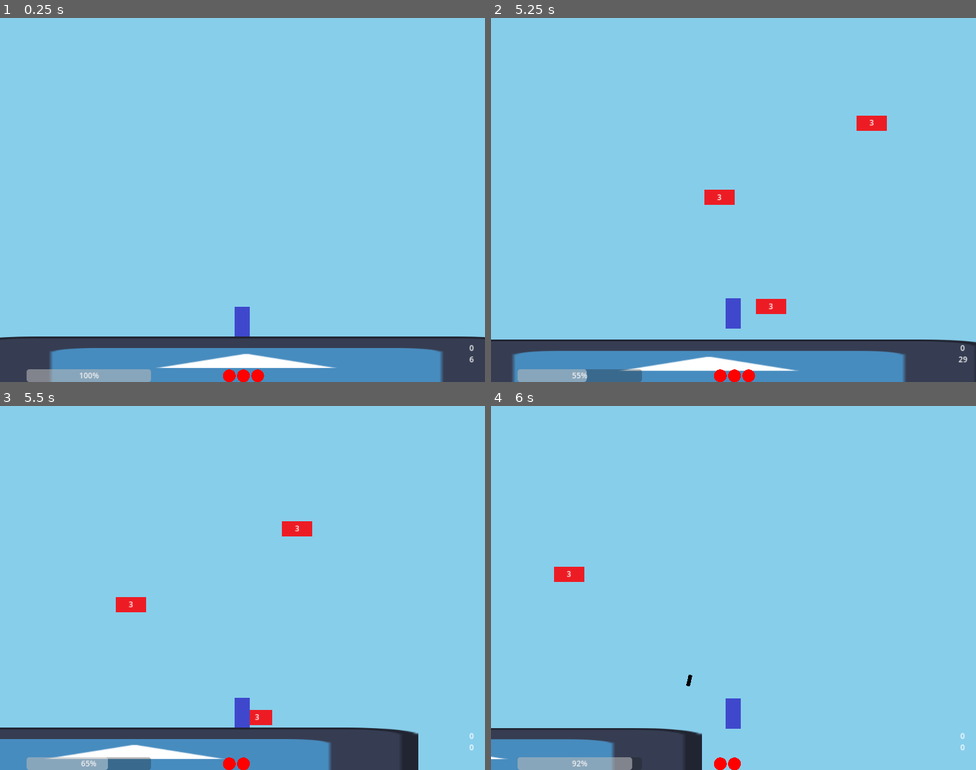
Above: before the commit, frames 1-4 (two rows, left to right).
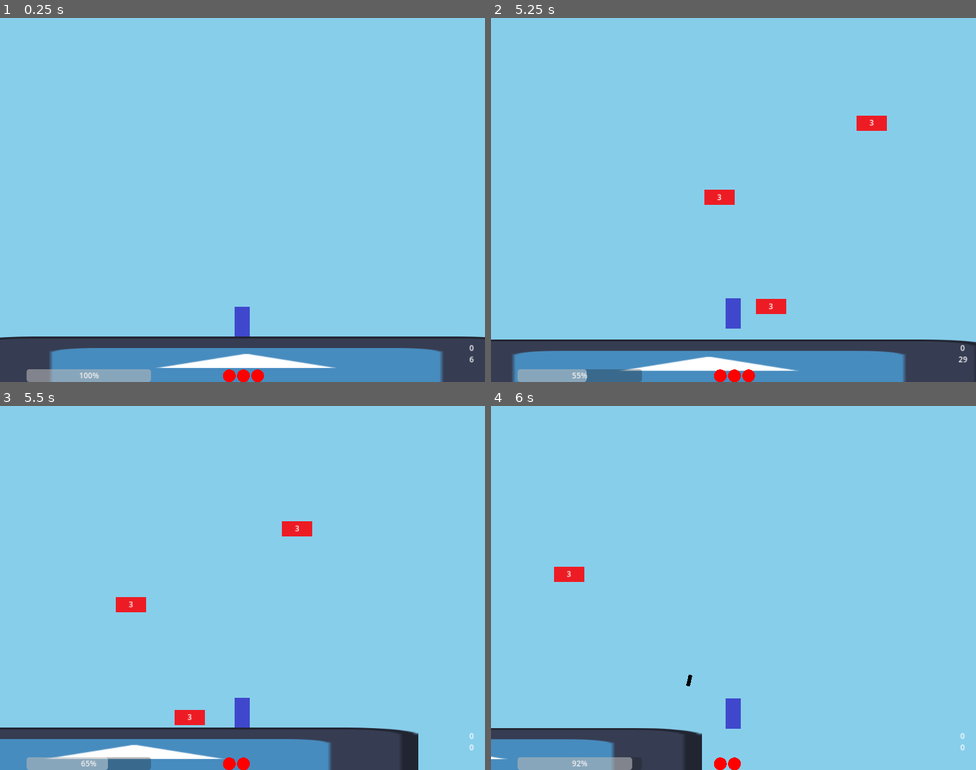
Above: after the commit, the same moments.

Repository: notMSB/bunk
Game: Godot game, scene res://scenes/game.tscn
The game is run twice, just before and just after one commit, with the same random seed, the same clock (stepped at 60 frames per second) and the same inputs. The engine's default icon, where the game draws it, is replaced by a stand-in: a white triangle on a blue panel in a dark square.
Inputs (mouse positions are in pixels of both pictures, inside the frame that each line leads up to):
- Up to frame 1 (0.25 s): no input
- Up to frame 2 (5.25 s): tap Enter at 0.5 s; move the mouse to (709, 272) at 0.52 s; hold Right (ui_right) 0.53-2.03 s; tap Shift (misc) at 0.6, 2.85, 5.1 s; tap Space (jump) at 0.77, 1.52, 3.02, 3.77, 4.52 s; move the mouse to (879, 254) at 1.27 s; click (879, 254) at 1.35 s; move the mouse to (588, 145) at 2.02 s; hold Left (ui_left) 2.03-4.28 s; tap Mouse wheel down (swap_down) at 2.1, 4.35 s; move the mouse to (757, 200) at 2.77 s; move the mouse to (660, 109) at 3.52 s; press the mouse at (660, 109) at 3.53 s; move the mouse to (840, 181) at 4.27 s; release the mouse at (840, 181) at 4.28 s; hold Right (ui_right) from 4.28 s (still down); move the mouse to (636, 218) at 5.02 s
- Up to frame 3 (5.5 s): keep holding Right (ui_right)
- Up to frame 4 (6 s): keep holding Right (ui_right); move the mouse to (782, 507) at 5.77 s; click (782, 507) at 5.85 s

Frames 1-2 are identical in both runs. In frame 3, 0.5% of the frame differs, in the area x 36-57%, y 83-88%; in frame 4, nothing differs.

Commit message:
invuln bugfix

Diff:
--- a/scripts/player.gd
+++ b/scripts/player.gd
@@ -26,7 +26,7 @@
 var currentCoyote := COYOTE_TIME
 
 const INVULN_TIME := 1.0 #seconds
-var currentInvuln := .0
+var currentInvuln := INVULN_TIME
 var invulnerable := false
 
 var weaponCooldown := .0 #seconds
--- a/scripts/spawner.gd
+++ b/scripts/spawner.gd
@@ -21,7 +21,6 @@
 
 var height : int
 
-enum e {swarmer, clam, shrimp, crab}
 var enemyScenes : Array
 var enemyOdds : Array
 
